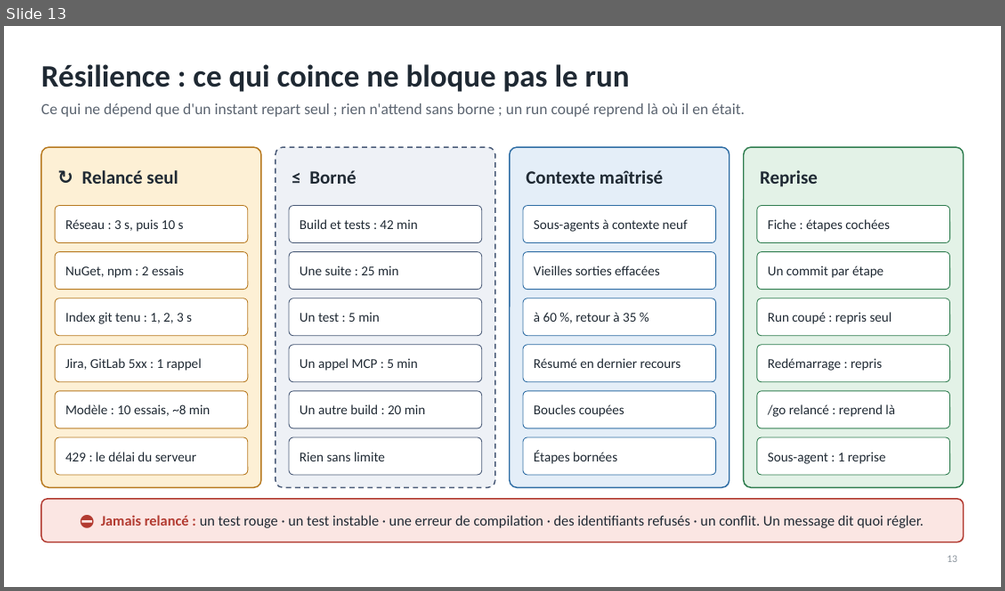
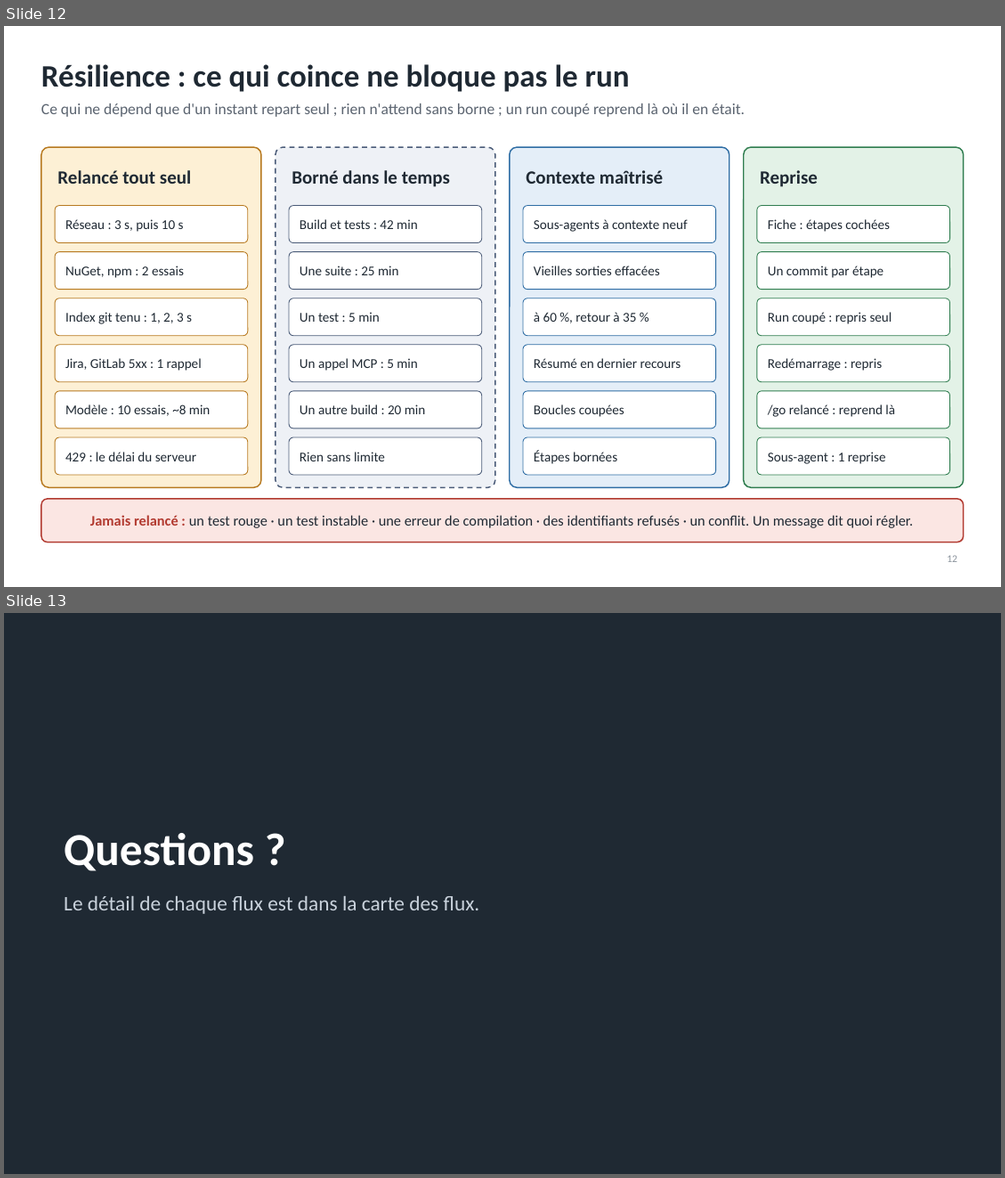
Before and after one commit to RabieDerouiche/OpenRDCode, a slide deck: opencode-v2/docs/presentation-tech-leads.pptx. Shown one above the other, each under a label of ours: slide 13 before the commit, slides 12 and 13 after it. The pictures are 1005x591 and 1005x1178 pixels, drawn with LibreOffice and Linux fonts; fonts in the diff are those of the drawing. Boxes give left, top, right and bottom in pixels: in the first picture for what was removed or moved away, otherwise in the second. Text is boxed around its words. In the diff, an @@ line names an element or a change of style, - is before the commit and + after.

```diff
--- a/opencode-v2/docs/presentation-tech-leads.pptx
+++ b/opencode-v2/docs/presentation-tech-leads.pptx
@@ slide 13 added at [4,613,1001,1174], background #1F2933 @@
@@ title added at [64,833,254,871], 44 pt, text #FFFFFF, bold @@
+Questions ?
@@ text added at [64,896,480,914], 20 pt, text #C9D2DC @@
+Le détail de chaque flux est dans la carte des flux.
@@ what was slide 13 is now slide 12 @@
@@ slide 12 changed as well @@
@@ text at [57,170,191,184]: text changed @@
-↻ Relancé seul
+Relancé tout seul
@@ text at [291,170,450,187]: text changed @@
-≤ Borné
+Borné dans le temps
@@ text in rounded rectangle at [90,515,913,528]: text changed @@
-⛔ Jamais relancé : un test rouge · un test instable · une erreur de compilation · des identifiants refusés · un conflit. Un message dit quoi régler.
+Jamais relancé : un test rouge · un test instable · une erreur de compilation · des identifiants refusés · un conflit. Un message dit quoi régler.
```
Also in this commit, not shown: 8 other slides changed, 3 other slides added, 6 slides removed, 3 other files.
